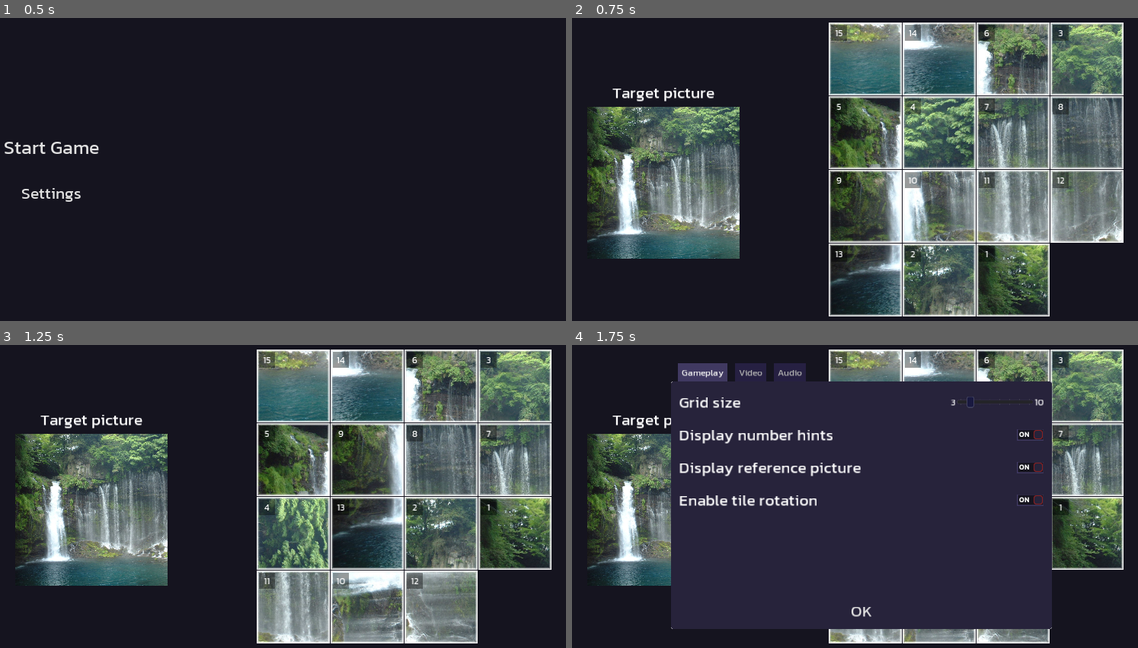
Above: before the commit, frames 1-4 (two rows, left to right).
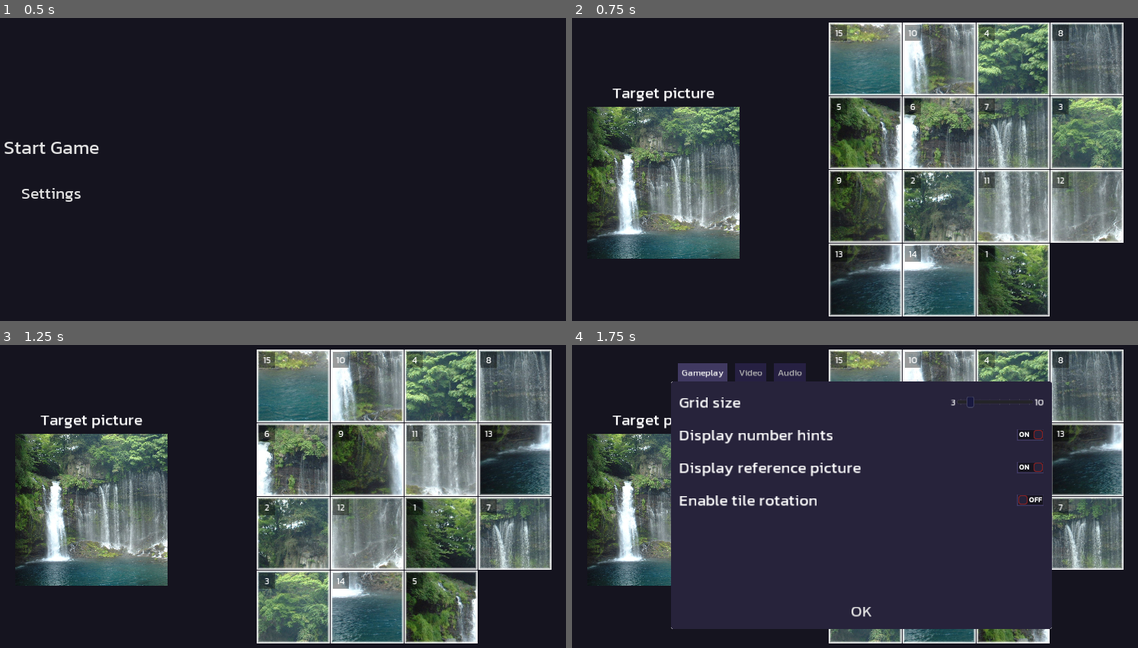
Above: after the commit, the same moments.

Repository: Yatchanek/PicturePuzzle
Game: Godot game, scene res://scenes/game_world.tscn
The game is run twice, just before and just after one commit, with the same random seed, the same clock (stepped at 60 frames per second) and the same inputs.
Inputs (mouse positions are in pixels of both pictures, inside the frame that each line leads up to):
- Up to frame 1 (0.5 s): no input
- Up to frame 2 (0.75 s): click "Start Game" at 0.5 s
- Up to frame 3 (1.25 s): no input
- Up to frame 4 (1.75 s): tap Enter at 1.25 s; move the mouse to (996, 478) at 1.27 s; tap P at 1.35 s; click (996, 478) at 1.42 s

Frame 1 is identical in both runs. In frame 2, 16% of the frame differs, in the area x 58-98%, y 1-99%; in frame 3, 31%, in the area x 45-98%, y 1-99%; in frame 4, 11%.

Commit message:
First version

Diff:
--- a/scripts/globals.gd
+++ b/scripts/globals.gd
@@ -12,7 +12,7 @@
 
 var display_hints = true
 var display_reference = true
-var enable_rotations = true
+var enable_rotations = false
 var game_in_progress = false
 var grid_size_changed = false
 var use_custom_pictures = false
Not shown, changed: index.pck
